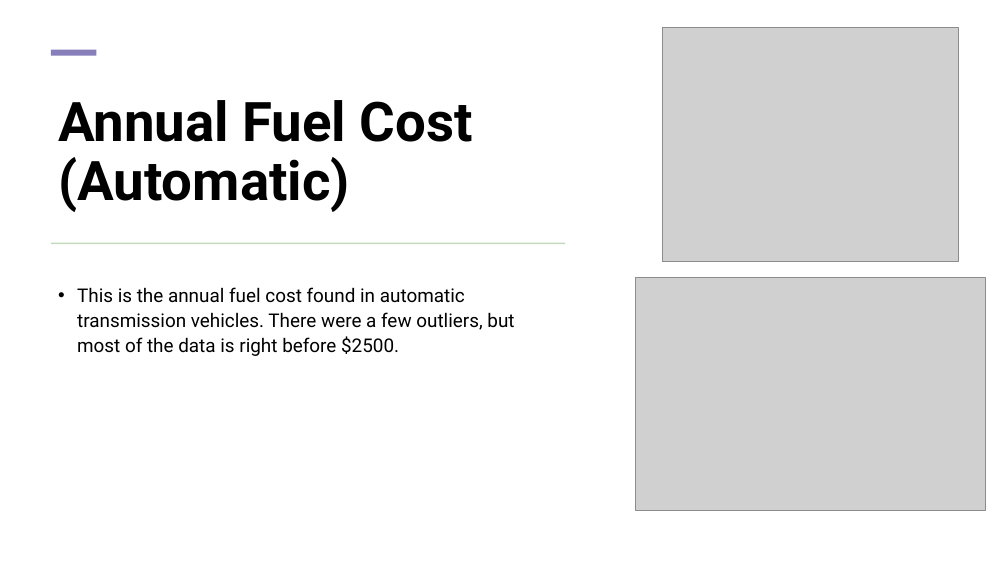
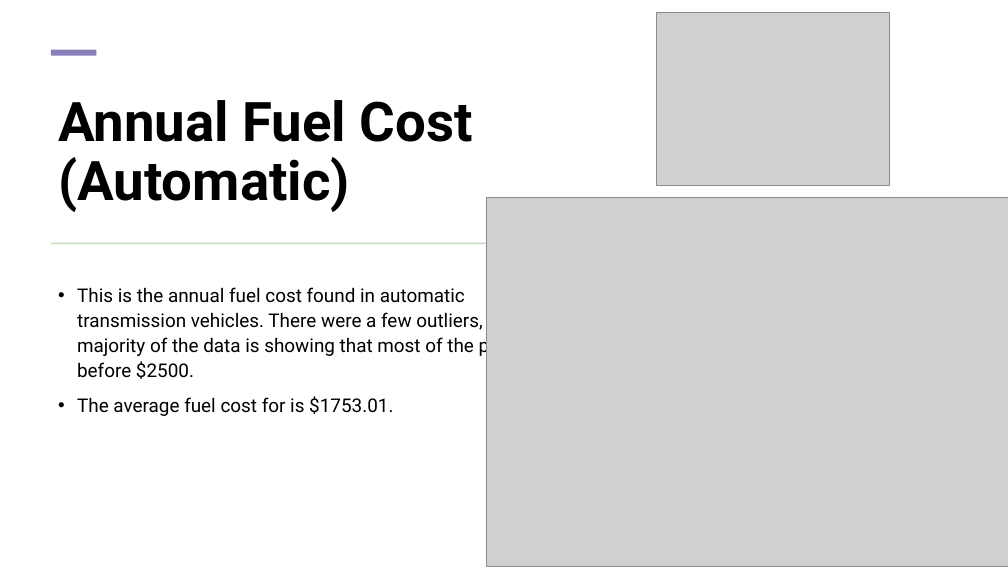
Before and after one commit to geraldwattsthethird/Fuel-Cost-Analysis, a slide deck: slide 8 of presentation.pptx (slide 7 before the commit). Drawn at 1008x567 pixels with LibreOffice and Linux fonts; fonts in the diff are those of the drawing; grey boxes stand for pictures. Boxes give left, top, right and bottom in pixels: in the first picture for what was removed or moved away, otherwise in the second. Text is boxed around its words. In the diff, an @@ line names an element or a change of style, - is before the commit and + after.

```diff
--- a/presentation.pptx
+++ b/presentation.pptx
@@ picture: place and size @@
-picture at (662, 27, 959, 262)
+picture at (656, 12, 889, 185)
@@ picture added at (486, 197, 1008, 566) @@
@@ text at (77, 287, 530, 416): text changed @@
-• This is the annual fuel cost found in automatic transmission vehicles. There were a few outliers, but most of the data is right before $2500.
+• This is the annual fuel cost found in automatic transmission vehicles. There were a few outliers, but the majority of the data is showing that most of the prices sit before $2500.
+• The average fuel cost for is $1753.01.
@@ picture removed at (635, 277, 985, 510) @@
```
Also in this commit, not shown: 9 other slides changed, 2 slides added, 3 slides removed, 3 other files.
